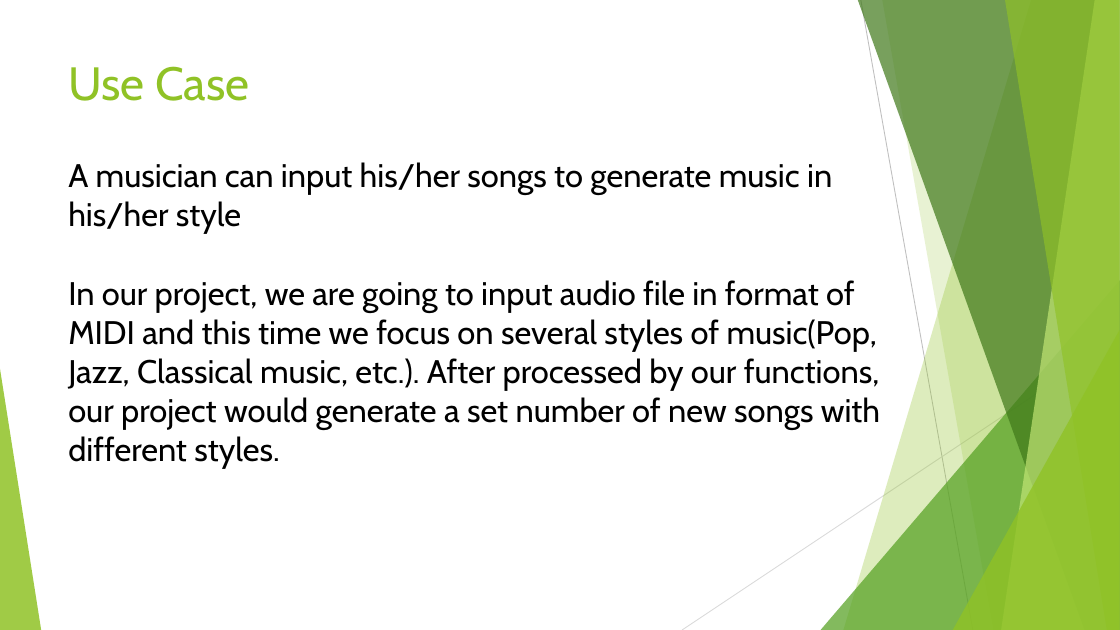
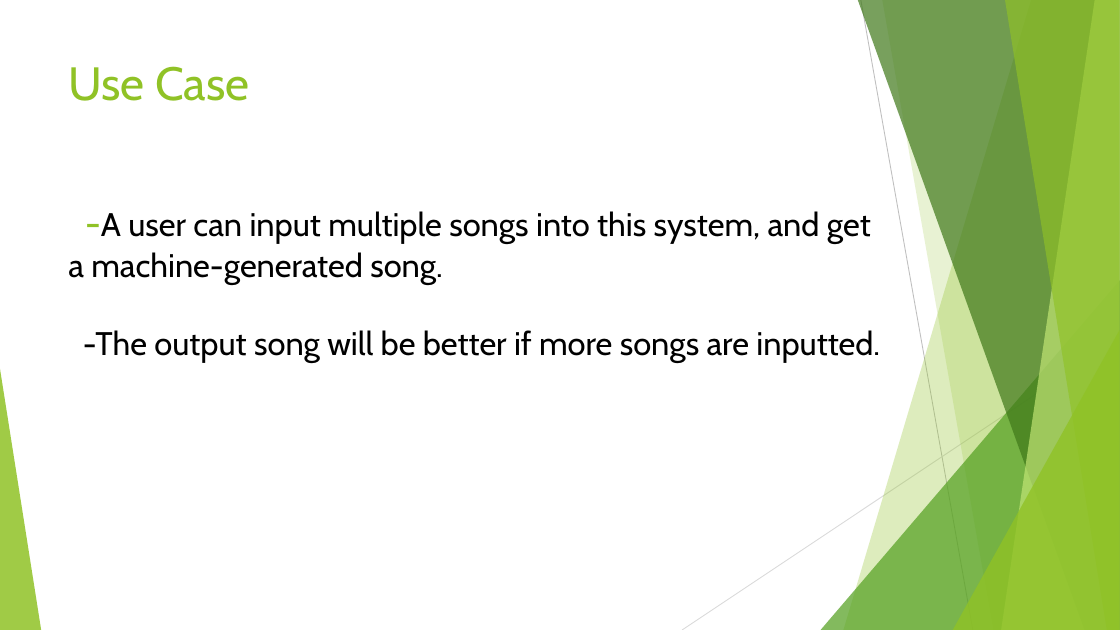
Before and after one commit to yingy4/Team4-Final-Project, a slide deck: slide 2 of smart music composer.pptx. Drawn at 1120x630 pixels with LibreOffice and Linux fonts; fonts in the diff are those of the drawing. Boxes give left, top, right and bottom in pixels: in the first picture for what was removed or moved away, otherwise in the second. Text is boxed around its words. In the diff, an @@ line names an element or a change of style, - is before the commit and + after.

```diff
--- a/smart music composer.pptx
+++ b/smart music composer.pptx
@@ title at (x1=68, y1=66, x2=880, y2=363): text changed @@
-Use Case
-A musician can input his/her songs to generate music in his/her style
-In our project, we are going to input audio file in format of MIDI and this time we focus on several styles of music(Pop, Jazz, Classical music, etc.). After processed by our functions, our project would generate a set number of new songs with different styles.
+Use Case
+-A user can input multiple songs into this system, and get a machine-generated song.
+-The output song will be better if more songs are inputted.
```
Also in this commit, not shown: 2 other slides changed, 1 other file.
